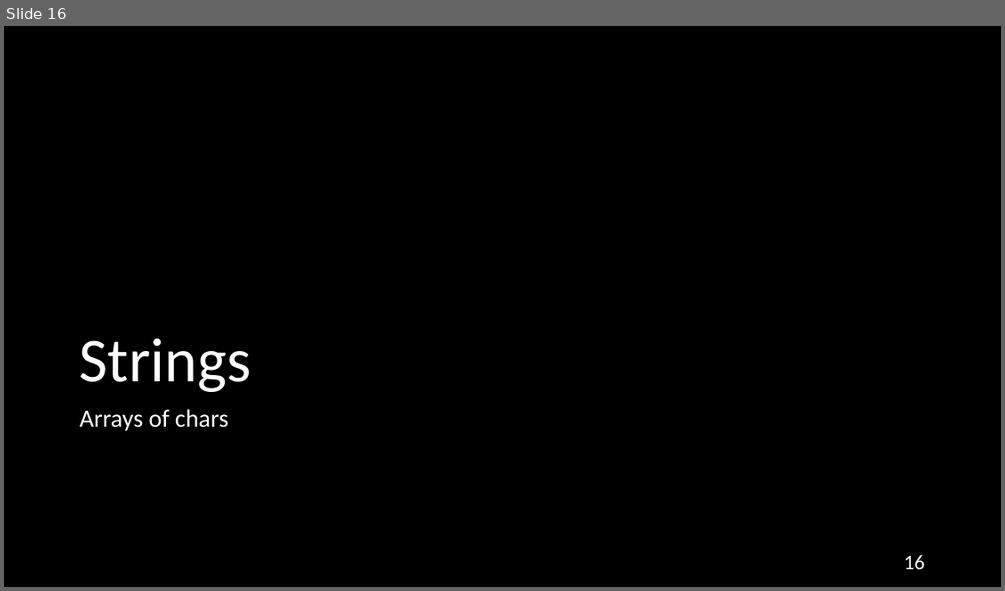
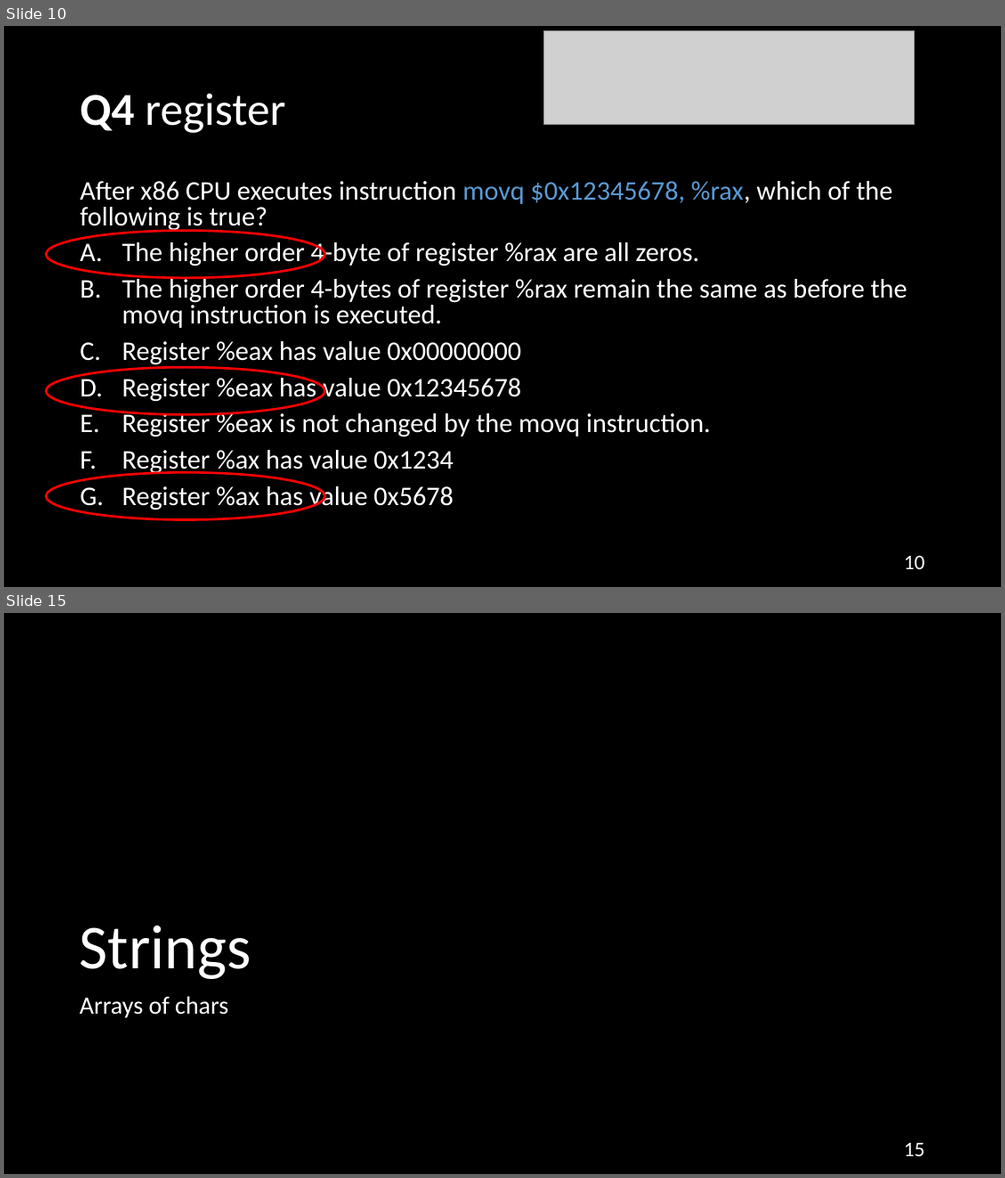
Before and after one commit to NYU-CSO/nyu-cso.github.io, a slide deck: rec-notes/r06.pptx. Shown one above the other, each under a label of ours: slide 16 before the commit, slides 10 and 15 after it; the slides between them are not shown. The pictures are 1005x591 and 1005x1178 pixels, drawn with LibreOffice and Linux fonts; fonts in the diff are those of the drawing; grey boxes stand for pictures. Boxes give left, top, right and bottom in pixels: in the first picture for what was removed or moved away, otherwise in the second. Text is boxed around its words. In the diff, an @@ line names an element or a change of style, - is before the commit and + after.

```diff
--- a/rec-notes/r06.pptx
+++ b/rec-notes/r06.pptx
@@ slide 10 added at box(4, 26, 1001, 587), background #000000 @@
@@ picture added at box(544, 31, 914, 125) @@
@@ title added at box(80, 93, 285, 133), 44 pt, text #FFFFFF @@
+Q4 register
@@ text added at box(80, 181, 907, 511), 25.9 pt, text #FFFFFF @@
+After x86 CPU executes instruction movq $0x12345678, %rax, which of the following is true?
+A. The higher order 4-byte of register %rax are all zeros.
+B. The higher order 4-bytes of register %rax remain the same as before the movq instruction is executed.
+C. Register %eax has value 0x00000000
+D. Register %eax has value 0x12345678
+E. Register %eax is not changed by the movq instruction.
+F. Register %ax has value 0x1234
+G. Register %ax has value 0x5678
@@ ellipse added at box(46, 230, 324, 277), outline #FF0000 2.25 pt @@
@@ ellipse added at box(46, 367, 324, 414), outline #FF0000 2.25 pt @@
@@ ellipse added at box(46, 473, 324, 520), outline #FF0000 2.25 pt @@
@@ page number added at box(904, 556, 925, 569), 20 pt, text #FFFFFF @@
+10
@@ what was slide 16 is now slide 15 @@
@@ page number at box(904, 1143, 925, 1156): text changed @@
-16
+15
```
Also in this commit, not shown: 9 slides changed, 12 other slides added, 12 slides removed, 1 other file.
